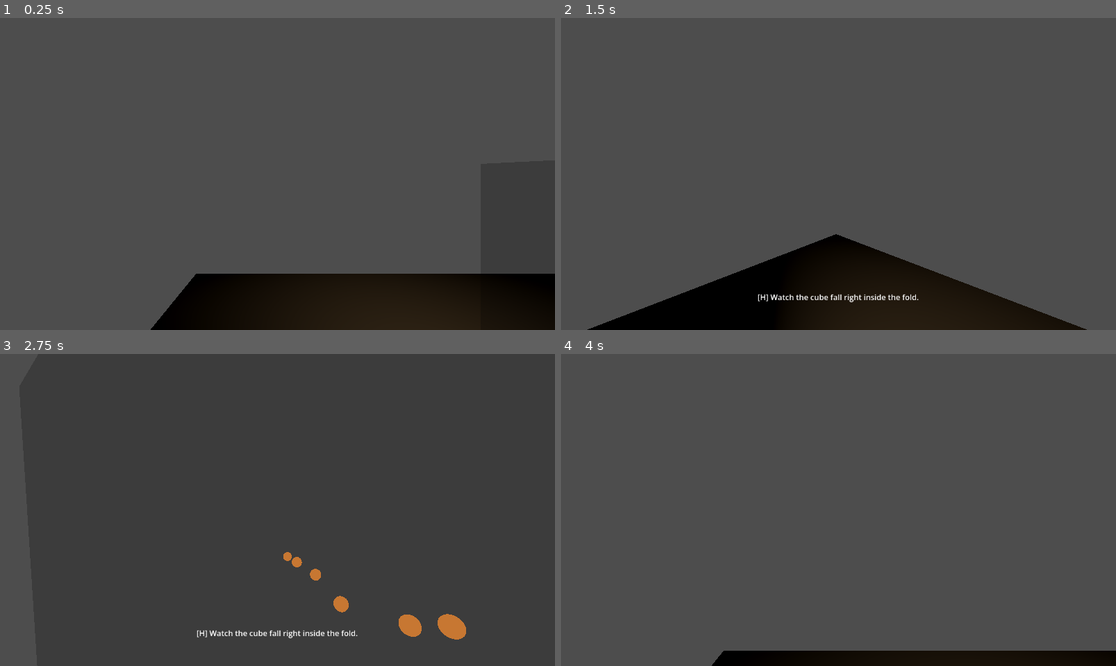
Above: before the commit, frames 1-4 (two rows, left to right).
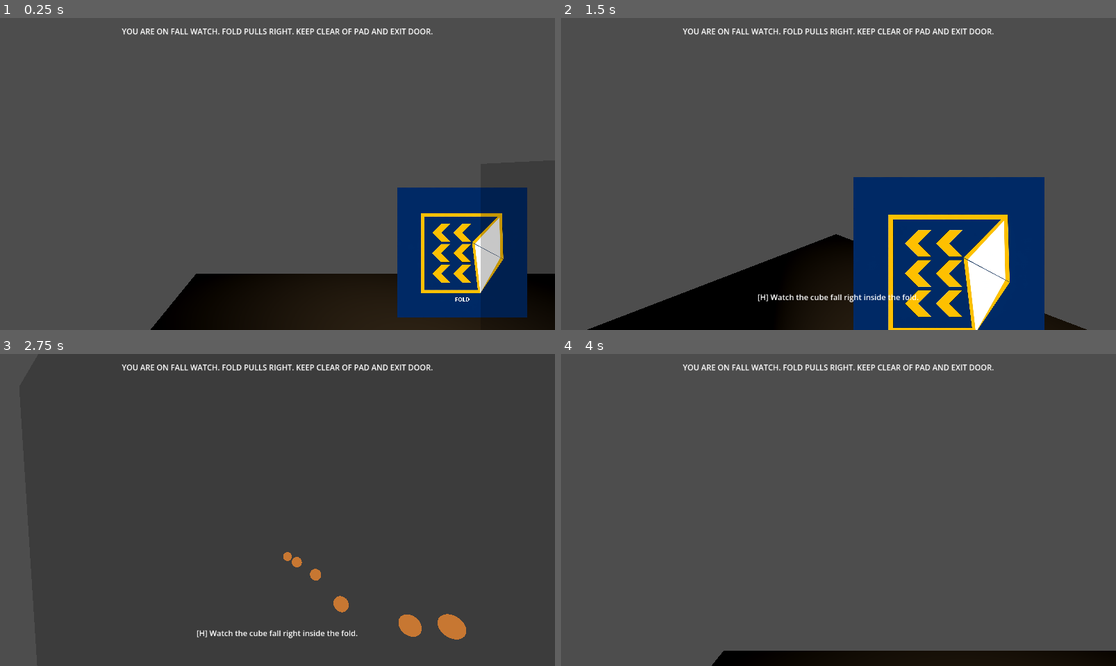
Above: after the commit, the same moments.

Repository: phsuroviec/gravit
Game: Godot game, scene res://main.tscn
The game is run twice, just before and just after one commit, with the same random seed, the same clock (stepped at 60 frames per second) and the same inputs.
Inputs (mouse positions are in pixels of both pictures, inside the frame that each line leads up to):
- Up to frame 1 (0.25 s): no input
- Up to frame 2 (1.5 s): tap Enter (ui_accept) at 0.5, 0.77 s; move the mouse to (960, 158) at 0.52 s; hold Right (ui_right) 0.53-1.28 s; tap T at 0.6 s; click (960, 158) at 0.67 s; move the mouse to (810, 174) at 1.27 s; hold Up (ui_up) from 1.28 s (still down); tap H at 1.35 s
- Up to frame 3 (2.75 s): keep holding Up (ui_up); tap Enter (ui_accept) at 1.52 s; move the mouse to (288, 503) at 2.02 s; tap E at 2.1 s
- Up to frame 4 (4 s): keep holding Up (ui_up); move the mouse to (832, 516) at 2.77 s; tap X at 2.85 s; tap Enter (ui_accept) at 3.02, 3.5, 3.77 s; move the mouse to (877, 513) at 3.52 s; tap R at 3.6 s

The runs differ from the first frame. In frame 1, 10% of the frame differs, in the area x 21-95%, y 3-96%; in frame 2, 17%, in the area x 21-88%, y 3-100%; in frame 3, 0.6%; in frame 4, 0.6%.

Commit message:
T10: briefings, wall plates, win screen; export deferred to T11

Diff:
--- a/game/hud.tscn
+++ b/game/hud.tscn
@@ -26,6 +26,15 @@
 offset_bottom = 48.0
 horizontal_alignment = 2
 
+[node name="Brief" type="Label" parent="."]
+visible = false
+anchors_preset = 10
+anchor_right = 1.0
+offset_top = 16.0
+offset_bottom = 80.0
+horizontal_alignment = 1
+autowrap_mode = 2
+
 [node name="Complete" type="Label" parent="."]
 visible = false
 anchors_preset = 8
--- a/game/room1.tscn
+++ b/game/room1.tscn
@@ -6,6 +6,8 @@
 [ext_resource type="PackedScene" path="res://door.tscn" id="4"]
 [ext_resource type="Script" path="res://scripts/scope_body.gd" id="5"]
 [ext_resource type="Script" path="res://scripts/consequence_queue.gd" id="6"]
+[ext_resource type="Texture2D" path="res://assets/decals/decal_warn_fold.webp" id="7"]
+[ext_resource type="Texture2D" path="res://assets/decals/decal_arrow_side.webp" id="8"]
 
 [sub_resource type="SphereShape3D" id="cube_shape"]
 radius = 0.3
@@ -17,6 +19,19 @@
 material = SubResource("cube_mat")
 radius = 0.3
 height = 0.6
+
+[sub_resource type="QuadMesh" id="plate_mesh"]
+size = Vector2(1.4, 1.4)
+
+[sub_resource type="StandardMaterial3D" id="plate_mat_a"]
+billboard_mode = 1
+shading_mode = 0
+albedo_texture = ExtResource("7")
+
+[sub_resource type="StandardMaterial3D" id="plate_mat_b"]
+billboard_mode = 1
+shading_mode = 0
+albedo_texture = ExtResource("8")
 
 [node name="Room1" type="Node3D"]
 script = ExtResource("1")
@@ -66,3 +81,13 @@
 
 [node name="Queue" type="Node3D" parent="."]
 script = ExtResource("6")
+
+[node name="PlateWarn" type="MeshInstance3D" parent="."]
+transform = Transform3D(1, 0, 0, 0, 1, 0, 0, 0, 1, -2, 1.6, -2.2)
+mesh = SubResource("plate_mesh")
+material_override = SubResource("plate_mat_a")
+
+[node name="PlateArrow" type="MeshInstance3D" parent="."]
+transform = Transform3D(1, 0, 0, 0, 1, 0, 0, 0, 1, 0.5, 1.6, 2.2)
+mesh = SubResource("plate_mesh")
+material_override = SubResource("plate_mat_b")
--- a/game/room2.tscn
+++ b/game/room2.tscn
@@ -6,6 +6,8 @@
 [ext_resource type="PackedScene" path="res://door.tscn" id="4"]
 [ext_resource type="Script" path="res://scripts/scope_body.gd" id="5"]
 [ext_resource type="Script" path="res://scripts/consequence_queue.gd" id="6"]
+[ext_resource type="Texture2D" path="res://assets/decals/decal_carry.webp" id="7"]
+[ext_resource type="Texture2D" path="res://assets/decals/decal_break.webp" id="8"]
 
 [sub_resource type="SphereShape3D" id="cube_shape"]
 radius = 0.3
@@ -17,6 +19,19 @@
 material = SubResource("cube_mat")
 radius = 0.3
 height = 0.6
+
+[sub_resource type="QuadMesh" id="plate_mesh"]
+size = Vector2(1.4, 1.4)
+
+[sub_resource type="StandardMaterial3D" id="plate_mat_a"]
+billboard_mode = 1
+shading_mode = 0
+albedo_texture = ExtResource("7")
+
+[sub_resource type="StandardMaterial3D" id="plate_mat_b"]
+billboard_mode = 1
+shading_mode = 0
+albedo_texture = ExtResource("8")
 
 [node name="Room2" type="Node3D"]
 script = ExtResource("1")
@@ -67,3 +82,13 @@
 
 [node name="Queue" type="Node3D" parent="."]
 script = ExtResource("6")
+
+[node name="PlateCarry" type="MeshInstance3D" parent="."]
+transform = Transform3D(1, 0, 0, 0, 1, 0, 0, 0, 1, 9, 1.6, -2.2)
+mesh = SubResource("plate_mesh")
+material_override = SubResource("plate_mat_a")
+
+[node name="PlateBreak" type="MeshInstance3D" parent="."]
+transform = Transform3D(1, 0, 0, 0, 1, 0, 0, 0, 1, 14, 1.6, 2.2)
+mesh = SubResource("plate_mesh")
+material_override = SubResource("plate_mat_b")
--- a/game/room3.tscn
+++ b/game/room3.tscn
@@ -6,6 +6,8 @@
 [ext_resource type="PackedScene" path="res://door.tscn" id="4"]
 [ext_resource type="Script" path="res://scripts/scope_body.gd" id="5"]
 [ext_resource type="Script" path="res://scripts/consequence_queue.gd" id="6"]
+[ext_resource type="Texture2D" path="res://assets/decals/decal_clock_delay.webp" id="9"]
+[ext_resource type="Texture2D" path="res://assets/decals/decal_exit.webp" id="10"]
 [ext_resource type="PackedScene" path="res://airlock.tscn" id="7"]
 [ext_resource type="PackedScene" path="res://exit.tscn" id="8"]
 
@@ -19,6 +21,19 @@
 material = SubResource("cube_mat")
 radius = 0.3
 height = 0.6
+
+[sub_resource type="QuadMesh" id="plate_mesh"]
+size = Vector2(1.4, 1.4)
+
+[sub_resource type="StandardMaterial3D" id="plate_mat_a"]
+billboard_mode = 1
+shading_mode = 0
+albedo_texture = ExtResource("9")
+
+[sub_resource type="StandardMaterial3D" id="plate_mat_b"]
+billboard_mode = 1
+shading_mode = 0
+albedo_texture = ExtResource("10")
 
 [node name="Room3" type="Node3D"]
 script = ExtResource("1")
@@ -77,6 +92,16 @@
 [node name="Queue" type="Node3D" parent="."]
 script = ExtResource("6")
 
+[node name="PlateClock" type="MeshInstance3D" parent="."]
+transform = Transform3D(1, 0, 0, 0, 1, 0, 0, 0, 1, 24, 1.6, -2.2)
+mesh = SubResource("plate_mesh")
+material_override = SubResource("plate_mat_a")
+
+[node name="PlateExit" type="MeshInstance3D" parent="."]
+transform = Transform3D(1, 0, 0, 0, 1, 0, 0, 0, 1, 28, 1.6, 2.2)
+mesh = SubResource("plate_mesh")
+material_override = SubResource("plate_mat_b")
+
 [node name="Airlock" parent="." instance=ExtResource("7")]
 transform = Transform3D(1, 0, 0, 0, 1, 0, 0, 0, 1, 27.5, 1, 2.5)
 
--- a/game/scripts/hud.gd
+++ b/game/scripts/hud.gd
@@ -7,6 +7,8 @@
 const GameText = preload("res://scripts/game_text.gd")
 
 var _hint_index := {}
+var _last_room := ""
+var _brief_until_ms := 0
 
 func _ready() -> void:
 	GameState.run_start_ms = Time.get_ticks_msec()
@@ -38,7 +40,8 @@
 	var ms := Time.get_ticks_msec() - GameState.run_start_ms
 	if GameState.best_ms < 0 or ms < GameState.best_ms:
 		GameState.best_ms = ms
-	($Complete as Label).text = "COURSE COMPLETE in " + _fmt(ms) + "\n" + GameText.fold_log("room3")
+	var best := "best " + _fmt(GameState.best_ms)
+	($Complete as Label).text = "COURSE COMPLETE in " + _fmt(ms) + " (" + best + ")\n" + GameText.fold_log("room3") + "\n[R] run it again"
 	($Complete as Label).visible = true
 	($Timer as Label).visible = true
 
@@ -52,6 +55,20 @@
 func _process(_delta: float) -> void:
 	if timer_unlocked():
 		($Timer as Label).text = _fmt(Time.get_ticks_msec() - GameState.run_start_ms)
+	_track_room()
+
+# Briefing card on room entry: generated text, shown 6 s, never blocks play.
+func _track_room() -> void:
+	var id := current_room_id()
+	if id == _last_room:
+		if _brief_until_ms > 0 and Time.get_ticks_msec() > _brief_until_ms:
+			($Brief as Label).visible = false
+			_brief_until_ms = 0
+		return
+	_last_room = id
+	($Brief as Label).text = GameText.briefing(id)
+	($Brief as Label).visible = true
+	_brief_until_ms = Time.get_ticks_msec() + 6000
 
 func _unhandled_input(event: InputEvent) -> void:
 	if event is InputEventKey and event.pressed and not event.echo and event.keycode == KEY_H:
--- a/game/tests/test_runner.gd
+++ b/game/tests/test_runner.gd
@@ -23,6 +23,7 @@
 	test_vi_rigid_bodies_share_applied_gravity()
 	test_vii_carry_place_break()
 	test_viii_telegraphing()
+	test_ix_content_wired()
 	if _failures == 0:
 		print("=== ALL 4 INVARIANTS PASSED ===")
 		quit(0)
@@ -262,3 +263,25 @@
 	var tick = Sfx.tick()
 	_assert(tick is AudioStreamWAV and tick.data.size() > 1000, "(viii) countdown tick synthesizes")
 	fold.free()
+
+# Invariant (ix): generated content is wired in — briefing plates mounted and
+# textured in every room (billboarded, opaque).
+func test_ix_content_wired() -> void:
+	var specs := {
+		"res://room1.tscn": ["PlateWarn", "PlateArrow"],
+		"res://room2.tscn": ["PlateCarry", "PlateBreak"],
+		"res://room3.tscn": ["PlateClock", "PlateExit"],
+	}
+	for path in specs:
+		var packed := load(path) as PackedScene
+		var room = packed.instantiate()
+		var ok := true
+		for plate_name in specs[path]:
+			var plate = room.get_node_or_null(plate_name) as MeshInstance3D
+			var mat = plate.get_active_material(0) as StandardMaterial3D if plate != null else null
+			if plate == null or mat == null:
+				ok = false
+			elif mat.billboard_mode != BaseMaterial3D.BILLBOARD_ENABLED or mat.albedo_texture == null:
+				ok = false
+		_assert(ok, "(ix) plates textured in " + path.get_file())
+		room.free()
Not shown: 1 places in game/room1.tscn that only renumber resources
Not shown: 1 places in game/room2.tscn that only renumber resources
Not shown: 1 places in game/room3.tscn that only renumber resources
Not shown, added: game/scripts/airlock.gd.uid
Not shown, added: game/scripts/consequence_queue.gd.uid
Not shown, added: game/scripts/door.gd.uid
Not shown, added: game/scripts/exit_zone.gd.uid
Not shown, added: game/scripts/fold_box.gd.uid
Not shown, added: game/scripts/fold_scope.gd.uid
Not shown, added: game/scripts/game_state.gd.uid
Not shown, added: game/scripts/game_text.gd.uid
Not shown, added: game/scripts/hud.gd.uid
(and 13 more such lines)
